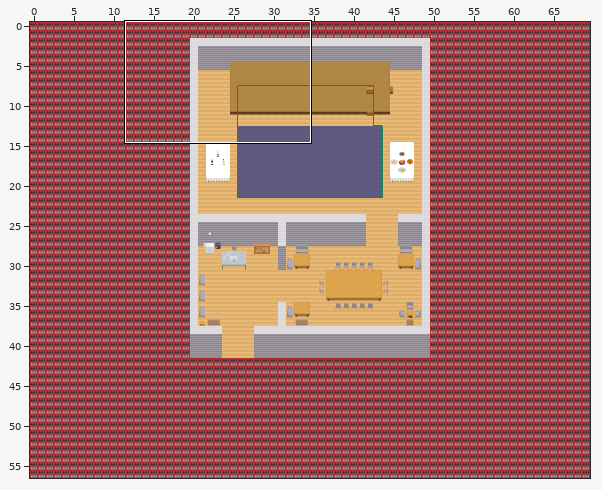
Two states of a Tiled map (JSON), auction-room.tmj. Above, an overview of the earlier version with the close-up marked.
Close-up. As it was:
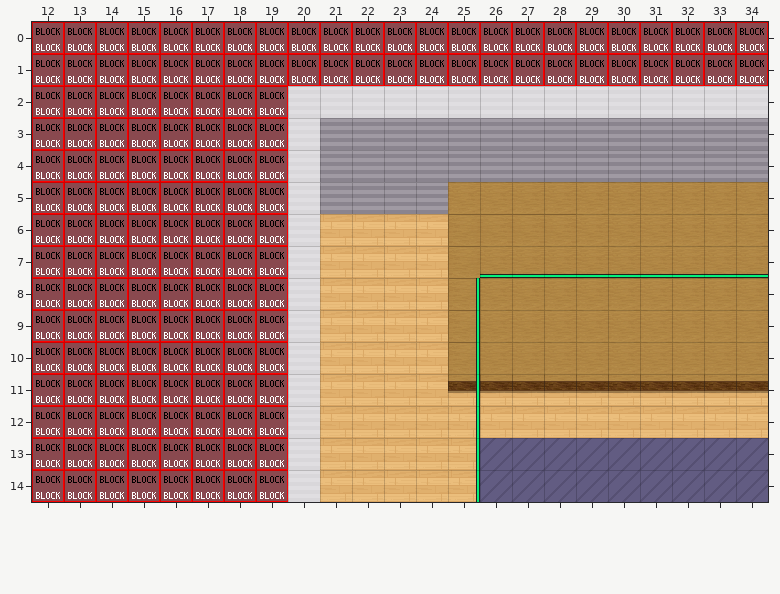
Cells are 32x32 px. Shown: x 12..34, y 0..14. Not drawn, because the pictures are missing: unchanged layers "Exterior", "deco exterieure".
New version:
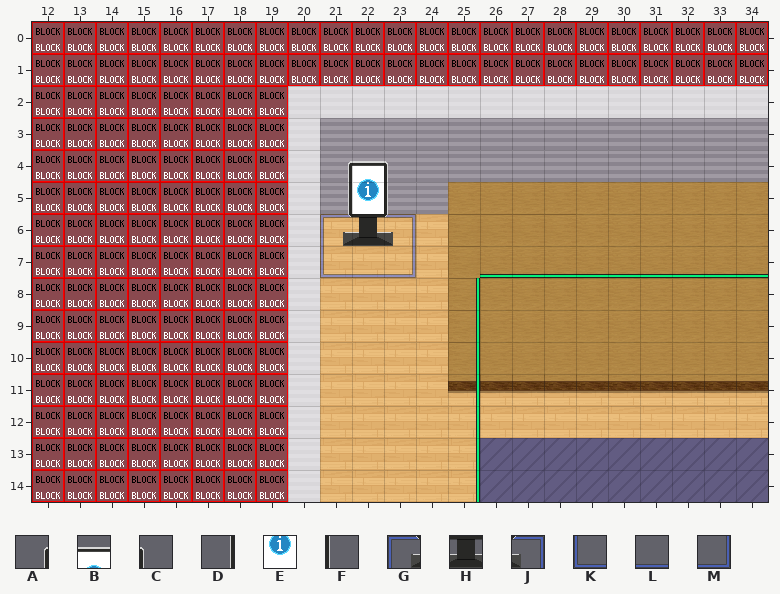
Key: from "WA_User_Interface": A 23, B 24, C 25, D 36, E 37, F 38, G 49, H 50, J 51, K 62, L 63, M 64.
_ is an empty cell, . an unchanged one.
Tiles of an added or newly shown layer are drawn over the layers below it.
The edit:
--- layer "leaderboard" (added)
@@ x 21..23 @@
- 4 ___
- 5 ___
- 6 ___
- 7 ___
+ 4 ABC
+ 5 DEF
+ 6 GHJ
+ 7 KLM
